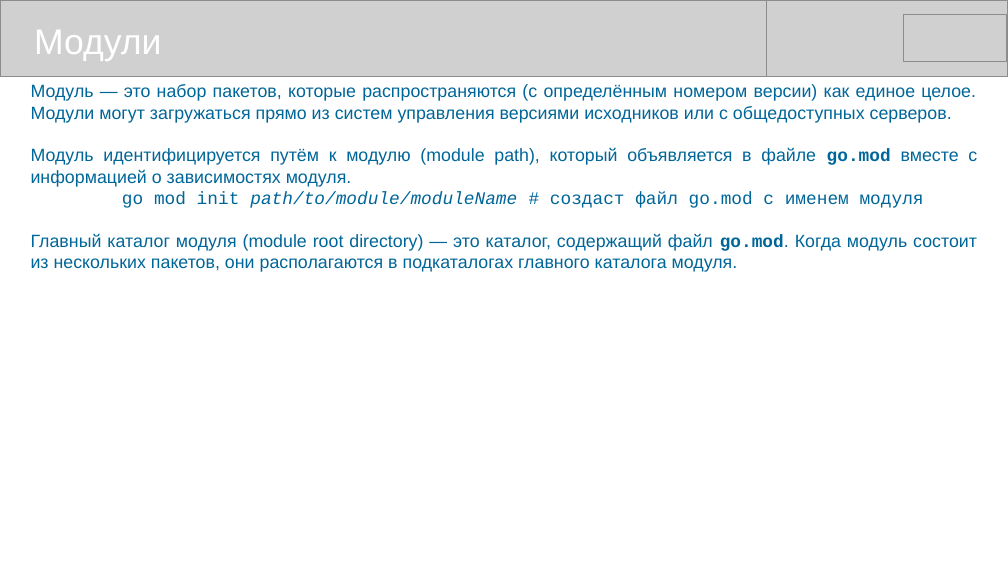
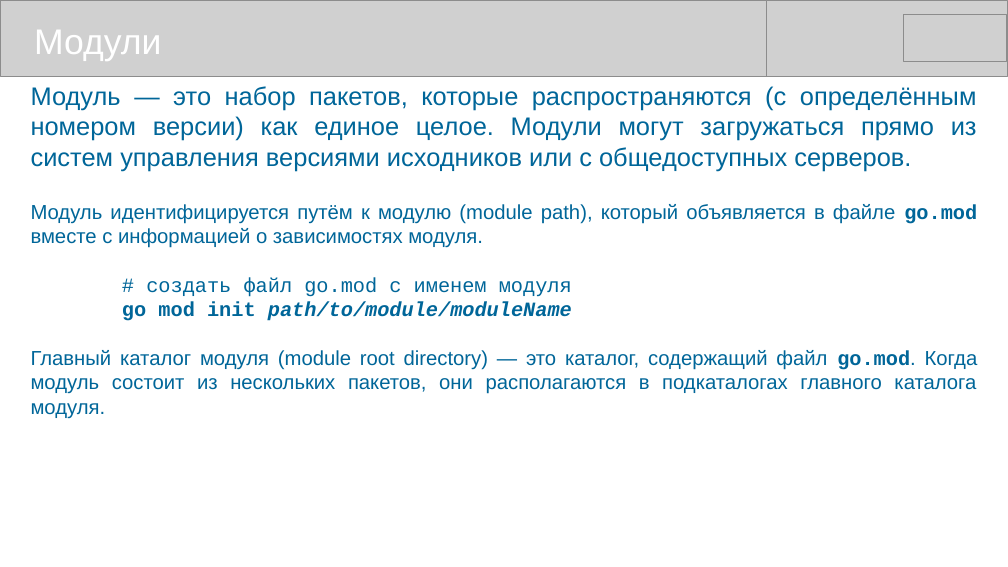
Before and after one commit to mike-shock/Go_language, a slide deck: slide 40 of Go_Review.odp. Drawn at 1008x567 pixels with LibreOffice and Linux fonts; fonts in the diff are those of the drawing; grey boxes stand for pictures. Boxes give left, top, right and bottom in pixels: in the first picture for what was removed or moved away, otherwise in the second. Text is boxed around its words. In the diff, an @@ line names an element or a change of style, - is before the commit and + after.

```diff
--- a/Go_Review.odp
+++ b/Go_Review.odp
@@ text at box(31, 86, 978, 419): size 14 to 20 pt in "Модуль — это набор пакетов, которые распространяются ..."; size 14 to 16 pt in "Модуль идентифицируется путём к модулю (module path), ...", "Главный каталог модуля (module root directory) — ..." @@
@@ text at box(122, 277, 572, 321): text changed; size 14 to 16 pt; bold on @@
-go mod init path/to/module/moduleName # создаст файл go.mod с именем модуля
+# создать файл go.mod с именем модуля
+go mod init path/to/module/moduleName
```
Also in this commit, not shown: 7 other slides changed, 1 slide added.
